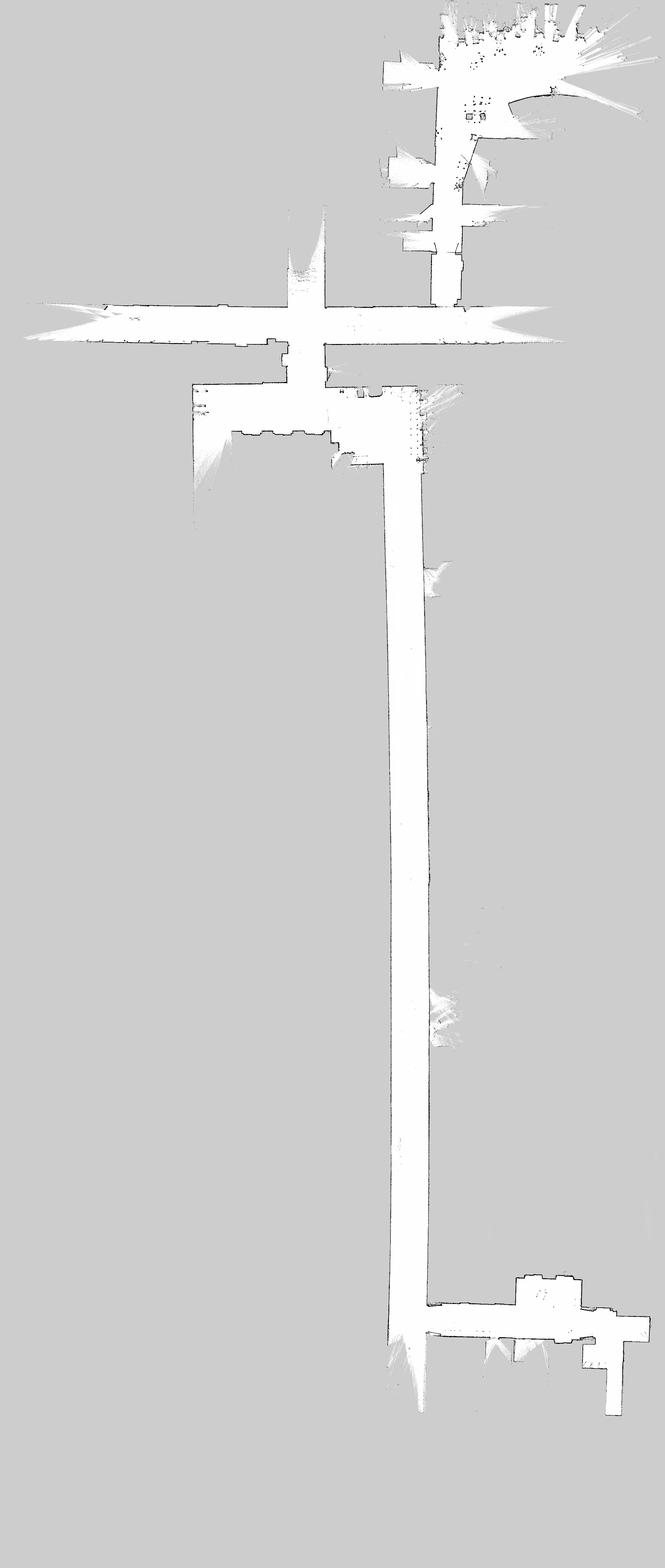
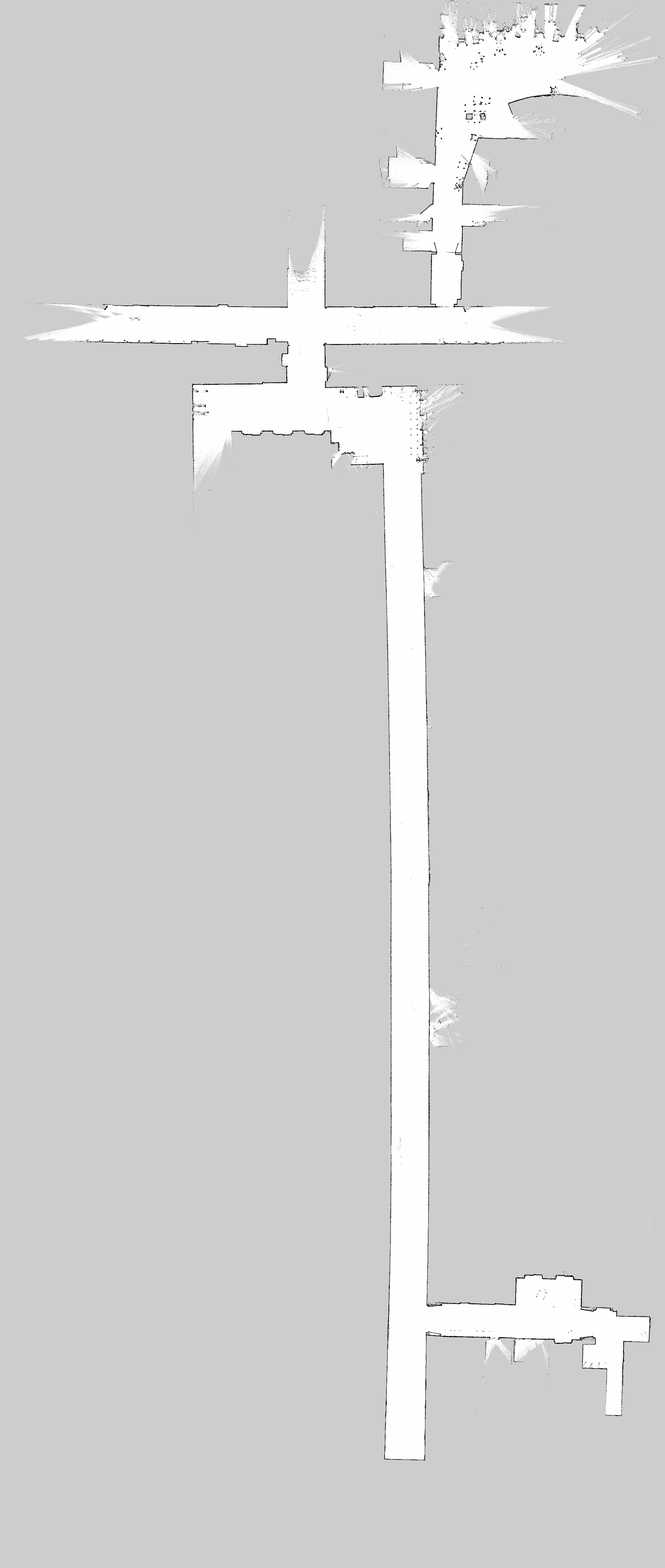
Layer changes from the first 665x1568 image to the second:
added layer "Layer #1" above "Pasted Layer" over [384,1333,437,1461]
